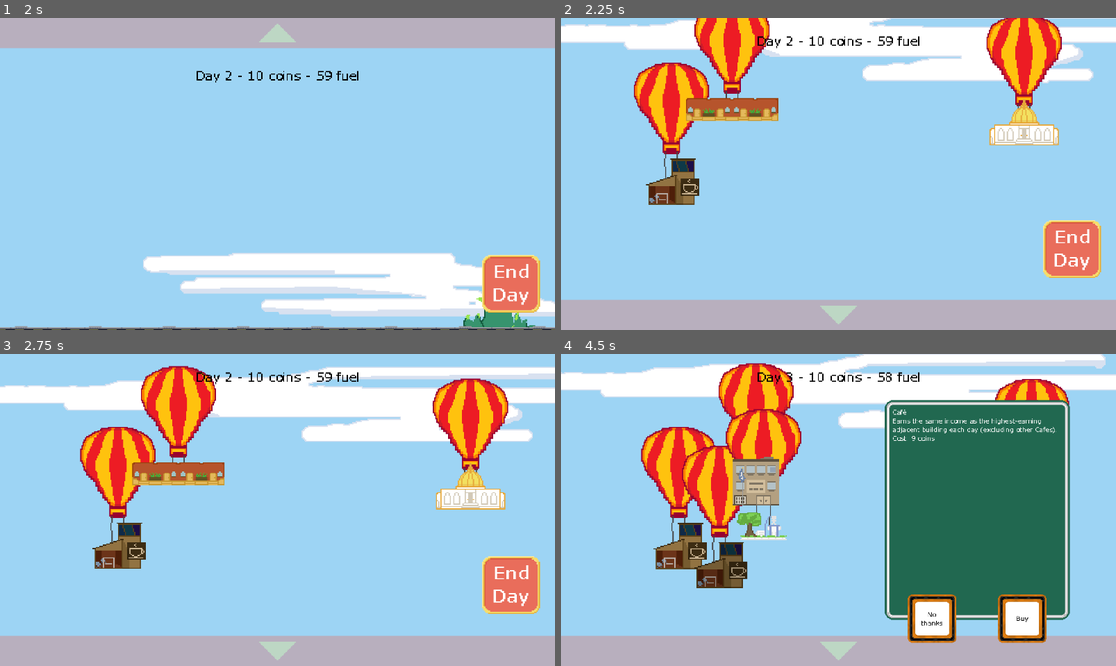
Above: before the commit, frames 1-4 (two rows, left to right).
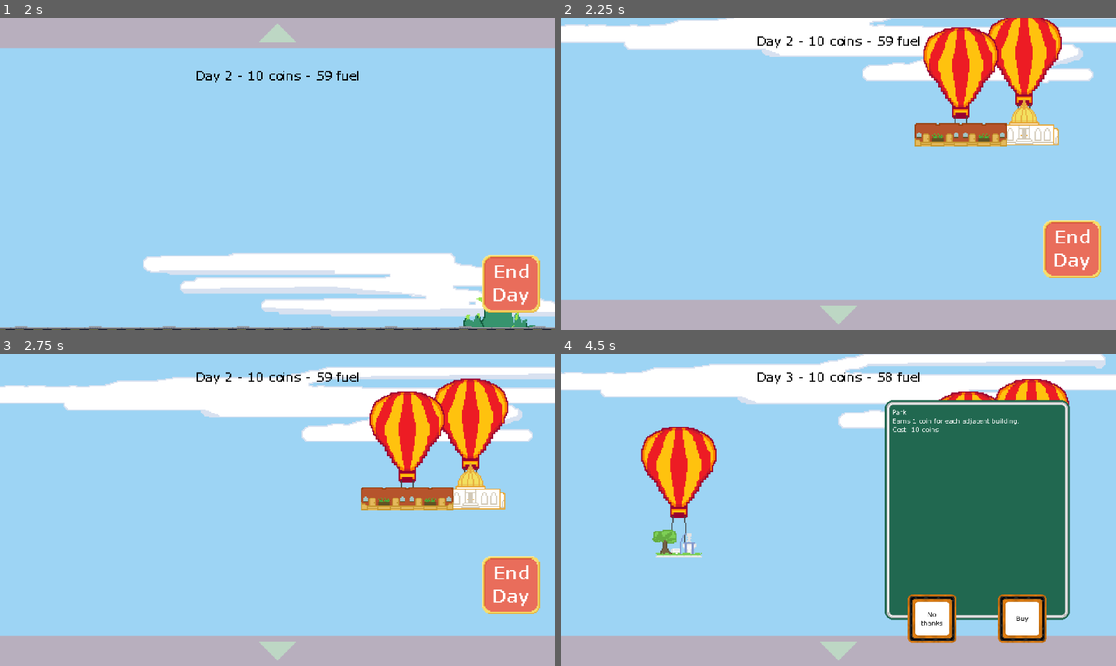
Above: after the commit, the same moments.

Repository: mondobe/TetraCity
Game: Godot game, scene res://scenes/main.tscn
Same seed, same stepped clock (60 frames per second), same inputs: the game is played once before the commit and once after it.
Inputs (mouse positions are in pixels of both pictures, inside the frame that each line leads up to):
- Up to frame 1 (2 s): click "Start" at 0.5 s; tap Enter (test_end_day) at 1.25 s; move the mouse to (399, 158) at 1.27 s; press the mouse at (399, 158) at 1.28 s; hold D (move_right) from 1.28 s (still down)
- Up to frame 2 (2.25 s): release D (move_right) at 2 s; release the mouse at (960, 158) at 2 s; click (838, 33) at 2 s
- Up to frame 3 (2.75 s): no input
- Up to frame 4 (4.5 s): move the mouse to (1032, 497) at 2.77 s; hold S (move_down) 2.78-3.53 s; tap Space (test_create_building) at 2.85 s; click (1032, 497) at 2.92 s; move the mouse to (677, 547) at 3.52 s; hold D (move_right) 3.53-4.28 s; tap Enter (test_end_day) at 3.6 s; click (677, 547) at 3.67 s; move the mouse to (721, 566) at 4.27 s; hold W (move_up) from 4.28 s (still down); tap Shift at 4.35 s; click (721, 566) at 4.42 s

Frame 1 is identical in both runs. In frame 2, 11% of the frame differs, in the area x 13-81%, y 0-60%; in frame 3, 11%, in the area x 14-82%, y 3-69%; in frame 4, 10%.

Commit message:
Revert "Merge pull request #29 from MellifiedRadishes/main"
This reverts commit 721b2640da087d9a15c4cbc978a3401b902d454d, reversing
changes made to 466067f335922cc84628ca9f7fd89490132d06b4.

Diff:
--- a/buildings/apartment.tres
+++ b/buildings/apartment.tres
@@ -16,7 +16,7 @@
 description = "Earns one coin per day."
 variations = Array[String](["apartment"])
 first_spawning_day = 0
-balloon_lifetime = 1
+balloon_lifetime = 3
 probabilities = Array[float]([0.3, 0.19])
 starting_price = 5.0
 daily_increase = 0.5
--- a/buildings/cafe.tres
+++ b/buildings/cafe.tres
@@ -15,7 +15,7 @@
 kick_mode = 0
 description = "Earns the same income as the highest-earning adjacent building each day (excluding other Cafes)."
 variations = Array[String](["cafe"])
-first_spawning_day = 0
+first_spawning_day = 6
 balloon_lifetime = 2
 probabilities = Array[float]([0.1, 0.15])
 starting_price = 20.0
--- a/buildings/city_hall.tres
+++ b/buildings/city_hall.tres
@@ -15,7 +15,7 @@
 description = "Handles administrative tasks."
 variations = Array[String](["city_hall"])
 first_spawning_day = 0
-balloon_lifetime = 10000
+balloon_lifetime = 60
 probabilities = Array[float]([0.0])
 starting_price = 0.0
 daily_increase = 0.0
--- a/buildings/nuclear_reactor.tres
+++ b/buildings/nuclear_reactor.tres
@@ -14,8 +14,8 @@
 kick_mode = 0
 description = "Supercharges all nearby buildings, causing them to make 5 times as much money!"
 variations = Array[String](["nuclear_reactor"])
-first_spawning_day = 0
+first_spawning_day = 50
 balloon_lifetime = 10000
 probabilities = Array[float]([1.0, 0.0])
-starting_price = 700.0
+starting_price = 1000.0
 daily_increase = 0.0
--- a/buildings/park.tres
+++ b/buildings/park.tres
@@ -14,8 +14,8 @@
 kick_mode = 0
 description = "Earns 1 coin for each adjacent building."
 variations = Array[String](["park"])
-first_spawning_day = 0
-balloon_lifetime = 2
+first_spawning_day = 2
+balloon_lifetime = 5
 probabilities = Array[float]([0.24, 0.18, 0.12])
 starting_price = 10.0
 daily_increase = 0.45
--- a/buildings/school.tres
+++ b/buildings/school.tres
@@ -15,8 +15,8 @@
 kick_mode = 0
 description = "Every 5 days, earns one coin for every single building in the city."
 variations = Array[String](["school"])
-first_spawning_day = 0
-balloon_lifetime = 2
+first_spawning_day = 4
+balloon_lifetime = 3
 probabilities = Array[float]([0.1, 0.15])
 starting_price = 15.0
 daily_increase = 0.9
--- a/buildings/solar_farm.tres
+++ b/buildings/solar_farm.tres
@@ -14,8 +14,8 @@
 kick_mode = 0
 description = "Gives one day's worth of fuel every 3 days - as long as this building isn't blocked by others above it."
 variations = Array[String](["solar_farm"])
-first_spawning_day = 0
-balloon_lifetime = 3
+first_spawning_day = 8
+balloon_lifetime = 1
 probabilities = Array[float]([0.12, 0.04, 0.0])
 starting_price = 50.0
 daily_increase = -0.3
--- a/scenes/gameplay/world.tscn
+++ b/scenes/gameplay/world.tscn
@@ -257,7 +257,7 @@
 script = ExtResource("24_fvko1")
 _sky_view_controls = NodePath("../SkyViewControls")
 _world_stats = NodePath("../WorldStats")
-_blueprints = Array[Resource("res://scripts/systems/building_grid/building_blueprint.gd")]([ExtResource("28_hpkc4"), ExtResource("30_8p0k6"), ExtResource("29_paan3"), ExtResource("31_1hyee"), ExtResource("34_6wwn0"), ExtResource("32_dibiw"), ExtResource("33_uhqqw")])
+_blueprints = Array[Resource("res://scripts/systems/building_grid/building_blueprint.gd")]([ExtResource("28_hpkc4"), ExtResource("29_paan3"), ExtResource("30_8p0k6"), ExtResource("31_1hyee"), ExtResource("32_dibiw"), ExtResource("33_uhqqw"), ExtResource("34_6wwn0")])
 
 [node name="GridClickControls" type="Node" parent="." node_paths=PackedStringArray("building_grid", "moving_camera", "dialogue_box_spawner")]
 script = ExtResource("27_lq8jb")
--- a/scripts/buildings/apartment.gd
+++ b/scripts/buildings/apartment.gd
@@ -7,7 +7,3 @@
 
 func get_info_text() -> String:
 	return "Earns one coin per day."
-
-func get_price(day: int) -> int:
-	var price = floor(6 * exp(0.07 * day))
-	return price
--- a/scripts/environment/skyview_controls.gd
+++ b/scripts/environment/skyview_controls.gd
@@ -44,11 +44,10 @@
 		ignore_button(_npc_dialogue_box)
 
 ## Spawn the specified balloon variation in a random position with the given price.
-func spawn_balloon(price: int, variation: BuildingVariation, choice: int) -> Balloon:
+func spawn_balloon(price: int, variation: BuildingVariation) -> Balloon:
 	var balloon: Balloon = spawn_balloon_at(
 		Vector2(randf_range(-180, 180), randf_range(-350, -200)))
 	balloon.init_from_blueprint_variation(variation)
-	balloon.on_click.connect(func(): balloon_dialogue(balloon, choice))
 	balloon.price = price
 	return balloon
 
@@ -64,12 +63,13 @@
 func spawn_balloon_at(pos: Vector2) -> Balloon:
 	var balloon: Balloon = _balloon.instantiate()
 	balloon.position = pos
+	balloon.on_click.connect(func(): balloon_dialogue(balloon))
 	balloon.moving_camera = _moving_camera
 	add_child(balloon)
 	return balloon
 
 ## Spawn a dialogue box (called when clicking on a balloon).
-func balloon_dialogue(balloon: Balloon, choice: int) -> void:
+func balloon_dialogue(balloon: Balloon) -> void:
 	if _npc_dialogue_box:
 		ignore_button(_npc_dialogue_box)
 
@@ -79,7 +79,7 @@
 		else Vector2(560, 80))
 	var box = _dialogue_box_spawner.spawn_npc_box_at_screen(dialogue_box_pos)
 	box.init_from_balloon(balloon)
-	box.buy.connect(func(): buy_button(box, choice))
+	box.buy.connect(func(): buy_button(box))
 	box.ignore.connect(func(): ignore_button(box))
 	_npc_dialogue_box = box
 	end_day_button.hide()
@@ -87,7 +87,7 @@
 	click_sfx.play()
 
 ## Buy a building (called upon pressing the corresponding button).
-func buy_button(box: NpcDialogueBox, choice: int) -> void:
+func buy_button(box: NpcDialogueBox) -> void:
 	if _world_stats.coins < box.price:
 		ignore_button(box)
 		return
@@ -96,7 +96,6 @@
 	_moving_camera.lock_to_camera_mode(MovingCamera.CameraMode.GROUND)
 	_building_grid.make_and_place(box.variation)
 	_balloon_spawn_ai.remove_balloon(box.balloon)
-	_balloon_spawn_ai.update_weights(choice)
 	box.queue_free()
 	end_day_button.show()
 	click_sfx.play()
--- a/scripts/systems/gameplay/balloon_spawn_ai.gd
+++ b/scripts/systems/gameplay/balloon_spawn_ai.gd
@@ -13,51 +13,13 @@
 
 @onready var balloons: Array[Balloon] = []
 
-## Random Sampling
-@export_category("Inverse Weighting")
-
-## Weight pools
-@export var apartment_weight: float = 400
-
-@export var park_weight: float = 150
-
-@export var cafe_weight: float = 133
-
-@export var school_weight: float = 133
-
-@export var church_weight: float = 133
-
-@export var solar_weight: float = 51
-
-## Weight factors (how much a weight decreases upon being chosen)
-
-@export var apartment_factor: float = 10
-
-@export var park_factor: float = 26
-
-@export var cafe_factor: float = 30
-
-@export var school_factor: float = 30
-
-@export var church_factor: float = 30
-
-@export var solar_factor: float = 80
-
 # Called when the node enters the scene tree for the first time.
 func _ready() -> void:
-	spawn("city_hall", 0, -1)
-	spawn("apartment", 5, -1)
+	spawn("city_hall", 0)
+	spawn("apartment", 5)
 
 ## Called each day to spawn random NPCs.
 func on_new_day() -> void:
-	var day = _world_stats.day
-
-	if day == 1:
-		return
-
-	if day == 50:
-		spawn("nuclear_reactor", 700, -1)
-
 	for balloon in balloons:
 		balloon.lifetime -= 1
 		if balloon.lifetime <= 0:
@@ -69,46 +31,8 @@
 			return b.lifetime > 0
 	)
 
-	var spawn_count = 0
-	var roll: float = randf()
-
-	if roll < .07:
-		spawn_count = 1
-	elif roll < .67:
-		spawn_count = 2
-	elif roll < .95:
-		spawn_count = 3
-	else:
-		spawn_count = 4
-
-	if OS.is_debug_build():
-		print("Day: ", _world_stats.day)
-		print("Spawn #: ", spawn_count)
-
-	while spawn_count >= 1:
-		var choice = choose_building()
-
-		# TODO:REMOVE ONCE CHURCHS ARE ADDED
-		while choice == 4:
-			choice = choose_building()
-
-		# TODO:REMOVE ONCE CHURCHS ARE ADDED
-		if choice == 5:
-			choice -= 1
-
-		choice += 2
-		var blueprint = _blueprints[choice]
-		choice -= 2
-
-		# TODO:REMOVE ONCE CHURCHS ARE ADDED
-		if choice == 4:
-			choice += 1
-
-		var var_name: String = blueprint.variations.pick_random()
-		var price = get_price(day, choice)
-		spawn(var_name, price, choice)
-		spawn_count -= 1
-
+	for blueprint: BuildingBlueprint in _blueprints:
+		test_blueprint(blueprint)
 
 func test_blueprint(blueprint: BuildingBlueprint) -> void:
 	var day = _world_stats.day
@@ -117,23 +41,22 @@
 
 	var num_in_world = mini(buildings_in_world.get(blueprint, 0), blueprint.probabilities.size() - 1)
 	var prob = blueprint.probabilities[num_in_world]
-
 	if randf() < prob:
 		var var_name: String = blueprint.variations.pick_random()
 		var price_increase = blueprint.daily_increase * (day - blueprint.first_spawning_day)
 		var price: int = roundi(blueprint.starting_price + price_increase)
-		spawn(var_name, price, 0)
+		spawn(var_name, price)
 
 ## Spawn the building with the given variation in a random position with the
 ## given price.
-func spawn(name: String, price: int, choice: int) -> void:
+func spawn(name: String, price: int) -> void:
 	var v: BuildingVariation = load("res://buildings/variations/%s.tres" % name)
-	spawn_variation(v, price, choice)
+	spawn_variation(v, price)
 
 ## Spawn the building with the given filename in a random position with the
 ## given price.
-func spawn_variation(variation: BuildingVariation, price: int, choice: int) -> void:
-	var balloon = _sky_view_controls.spawn_balloon(price, variation, choice)
+func spawn_variation(variation: BuildingVariation, price: int) -> void:
+	var balloon = _sky_view_controls.spawn_balloon(price, variation)
 	balloons.append(balloon)
 	buildings_in_world[variation.blueprint] = (
 		buildings_in_world.get(variation.blueprint, 0) + 1)
@@ -141,132 +64,3 @@
 func remove_balloon(balloon: Balloon) -> void:
 	balloon.queue_free()
 	balloons.erase(balloon)
-
-func choose_building():
-	var weights = [apartment_weight, park_weight, cafe_weight, school_weight, church_weight, solar_weight]
-
-	var normalization_constant = 0
-	for i in range(weights.size()):
-		if weights[i] <= 0:
-			normalization_constant += abs(weights[i]) + 1
-			weights[i] = 1
-
-	for i in range(weights.size()):
-		if weights[i] != 1:
-			weights[i] += normalization_constant
-
-	if OS.is_debug_build():
-		print("Weights: ", weights)
-
-	var factors = [apartment_factor, park_factor, cafe_factor, school_factor, church_factor, solar_factor]
-
-	var sum = apartment_weight + park_weight + cafe_weight + school_weight + church_weight + solar_weight
-	## Probabilites of buildings
-	var apartment_prob: float = weights[0] / sum
-	var park_prob: float = weights[1] / sum
-	var cafe_prob: float = weights[2] / sum
-	var school_prob: float = weights[3] / sum
-	var church_prob: float = weights[4] / sum
-	var solar_prob: float = weights[5] / sum
-
-	var probs = [apartment_prob, park_prob, cafe_prob, school_prob, church_prob, solar_prob]
-
-	if OS.is_debug_build():
-		print("Probs: ", probs)
-
-	## Probability Thresholds
-	var apartment_threshold: float = apartment_prob
-	var park_threshold: float = apartment_threshold + park_prob
-	var cafe_threshold: float = park_threshold + cafe_prob
-	var school_threshold: float = cafe_threshold + school_prob
-	var church_threshold: float = school_threshold + church_prob
-	#var solar_threshold: float = church_threshold + solar_prob
-
-	var rng = RandomNumberGenerator.new()
-	var roll: float = rng.randf()
-	var result: int = 0
-
-	if roll < apartment_threshold:
-		result = 0
-	elif roll < park_threshold:
-		result = 1
-	elif roll < cafe_threshold:
-		result = 2
-	elif roll < school_threshold:
-		result = 3
-	elif roll < church_threshold:
-		result = 4
-	else:
-		result = 5
-
-	return result
-
-func update_weights(choice: int) -> void:
-	if choice == -1:
-		return
-
-	if OS.is_debug_build():
-		print("Bought building choice: ", choice)
-
-	var weights = [apartment_weight, park_weight, cafe_weight, school_weight, church_weight, solar_weight]
-	var factors = [apartment_factor, park_factor, cafe_factor, school_factor, church_factor, solar_factor]
-
-	var sum = apartment_weight + park_weight + cafe_weight + school_weight + church_weight + solar_weight
-
-	## Probabilites of buildings
-	var apartment_prob: float = weights[0] / sum
-	var park_prob: float = weights[1] / sum
-	var cafe_prob: float = weights[2] / sum
-	var school_prob: float = weights[3] / sum
-	var church_prob: float = weights[4] / sum
-	var solar_prob: float = weights[5] / sum
-
-	var probs = [apartment_prob, park_prob, cafe_prob, school_prob, church_prob, solar_prob]
-
-	for i in range(weights.size()):
-		if i == choice:
-			weights[i] -= factors[choice]
-		else:
-			# weights[i] += factors[result] * probs[i]
-			weights[i] += factors[i] * probs[i]
-
-
-	apartment_weight = weights[0]
-	park_weight = weights[1]
-	cafe_weight = weights[2]
-	school_weight = weights[3]
-	church_weight = weights[4]
-	solar_weight = weights[5]
-
-	sum = apartment_weight + park_weight + cafe_weight + school_weight + church_weight + solar_weight
-
-	apartment_prob = weights[0] / sum
-	park_prob = weights[1] / sum
-	cafe_prob = weights[2] / sum
-	school_prob = weights[3] / sum
-	church_prob = weights[4] / sum
-	solar_prob = weights[5] / sum
-
-	probs = [apartment_prob, park_prob, cafe_prob, school_prob, church_prob, solar_prob]
-
-	if OS.is_debug_build():
-		print("Weights: ", weights)
-		print("Probs: ", probs)
-
-func get_price(day: int, choice: int):
-	var price: int
-	match choice:
-		0:
-			price = floor(5 * exp(0.07 * day))
-		1:
-			price = floor(7 * exp(0.07 * day))
-		2:
-			price = floor(8 * exp(0.07 * day))
-		3:
-			price = floor(9 * exp(0.07 * day))
-		4:
-			##TODO: ADD CHUCH
-			price = 0
-		5:
-			price = floor(11 * exp(0.07 * day))
-	return price
